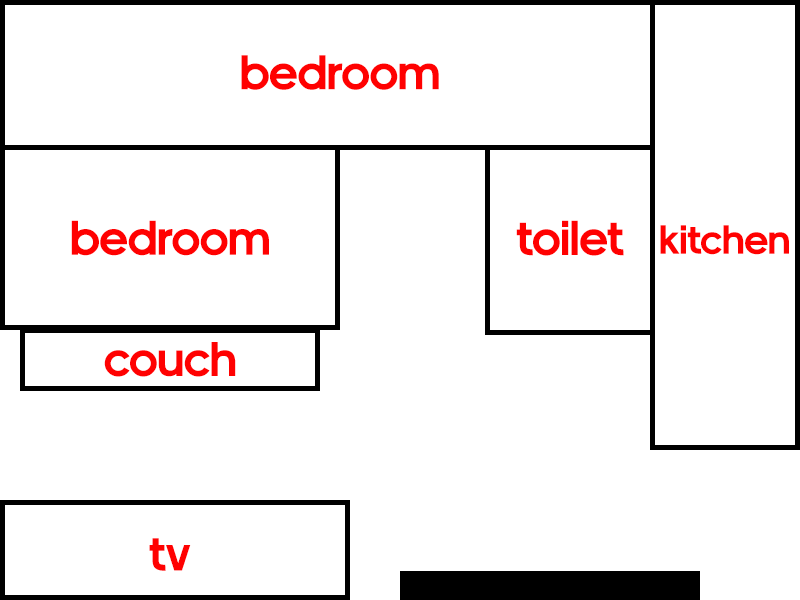
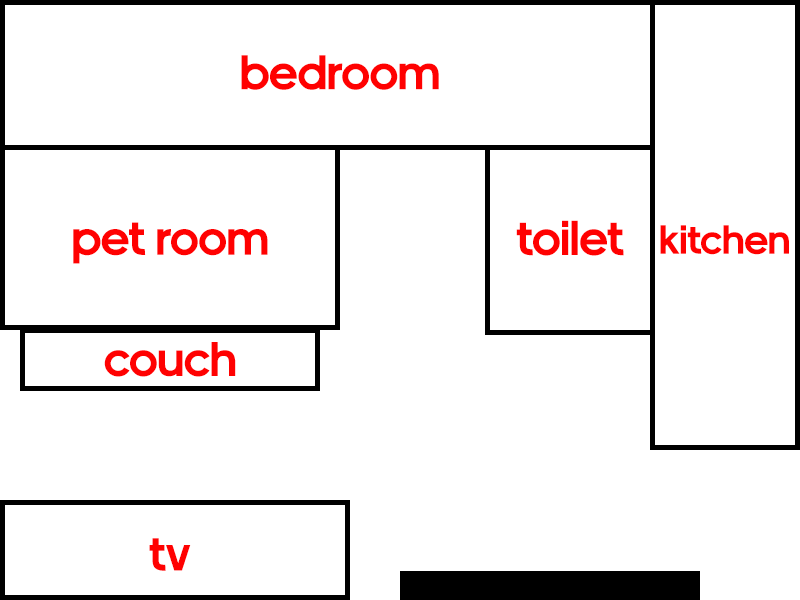
Layered file, before and after one edit (800px x 600px). Changes by layer:
renamed "bedroom" to "pet room", painted on it over [71, 220, 269, 264]
